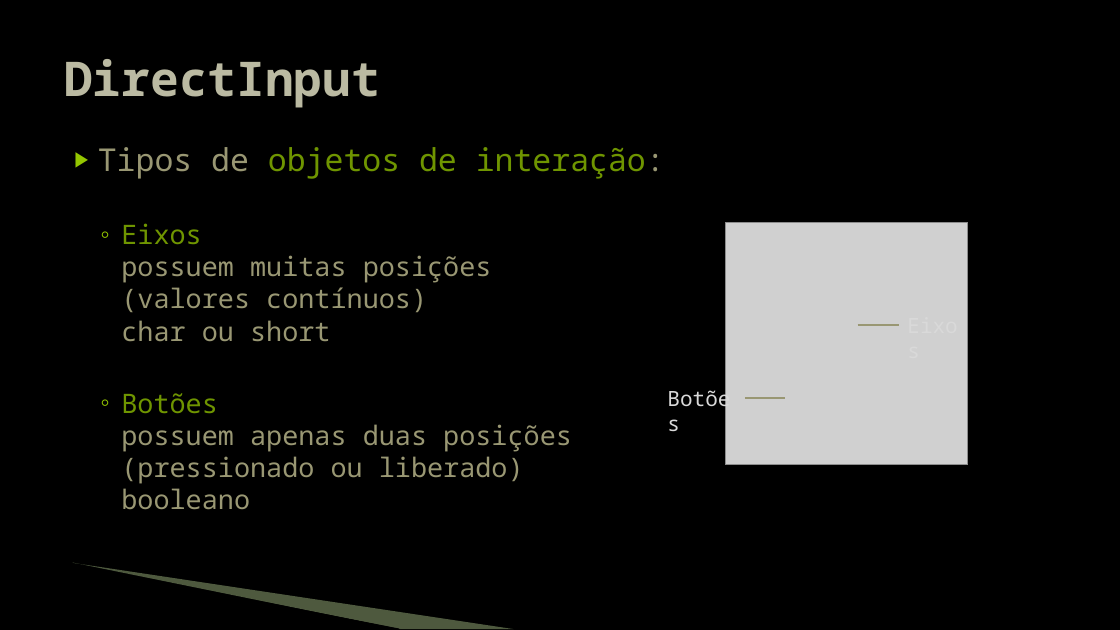
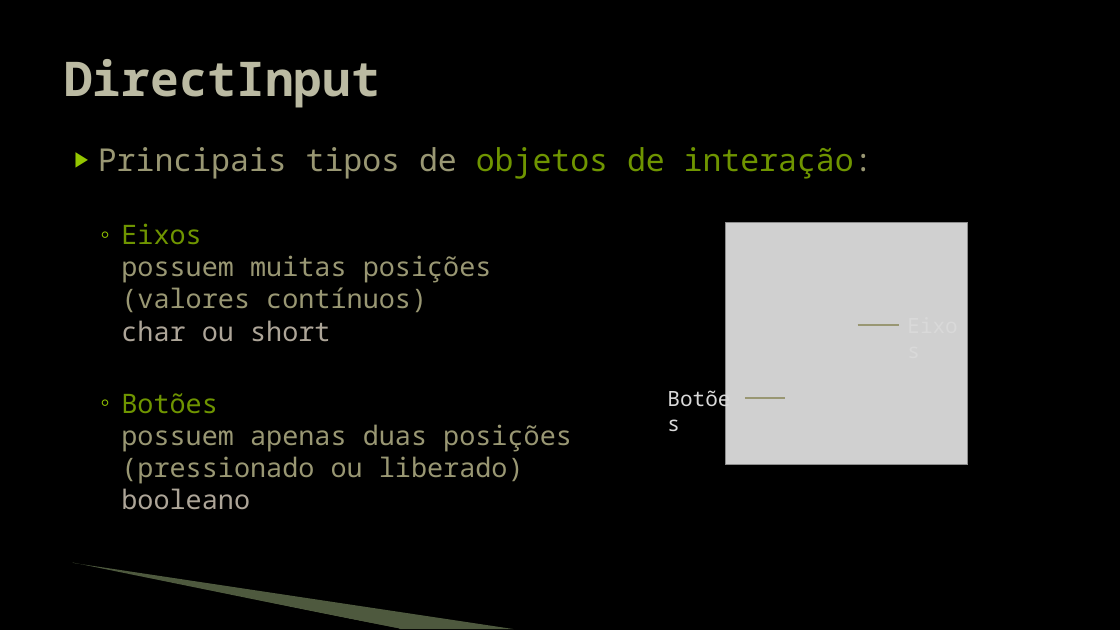
Before and after one commit to JudsonSS/Jogos, a slide deck: slide 7 of Slides/19. Controlador de Jogo.pptx. Drawn at 1120x630 pixels with LibreOffice and Linux fonts; fonts in the diff are those of the drawing; grey boxes stand for pictures; background and template pictures are left out. Boxes give left, top, right and bottom in pixels: in the first picture for what was removed or moved away, otherwise in the second. Text is boxed around its words. In the diff, an @@ line names an element or a change of style, - is before the commit and + after.

```diff
--- a/Slides/19. Controlador de Jogo.pptx
+++ b/Slides/19. Controlador de Jogo.pptx
@@ text at (98,147,873,179): text changed; text colour #6F9400 to #999773 @@
-▶ Tipos de objetos de interação:
+▶ Principais tipos de objetos de interação:
@@ text at (121,223,572,510): text colour #999773 to #ADA598 in "char ou short", "booleano" @@
```
Also in this commit, not shown: 7 other slides changed, 1 slide added.
